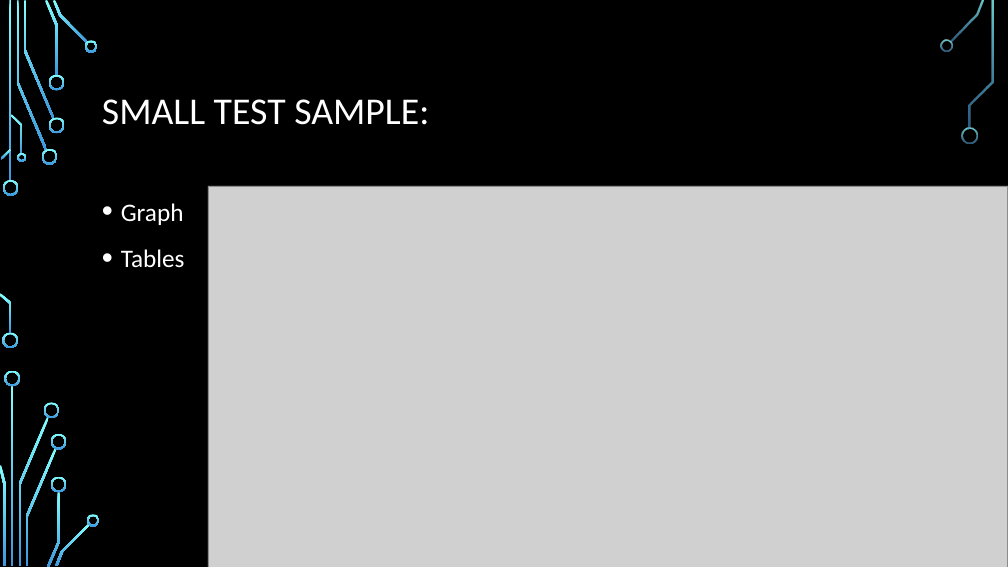
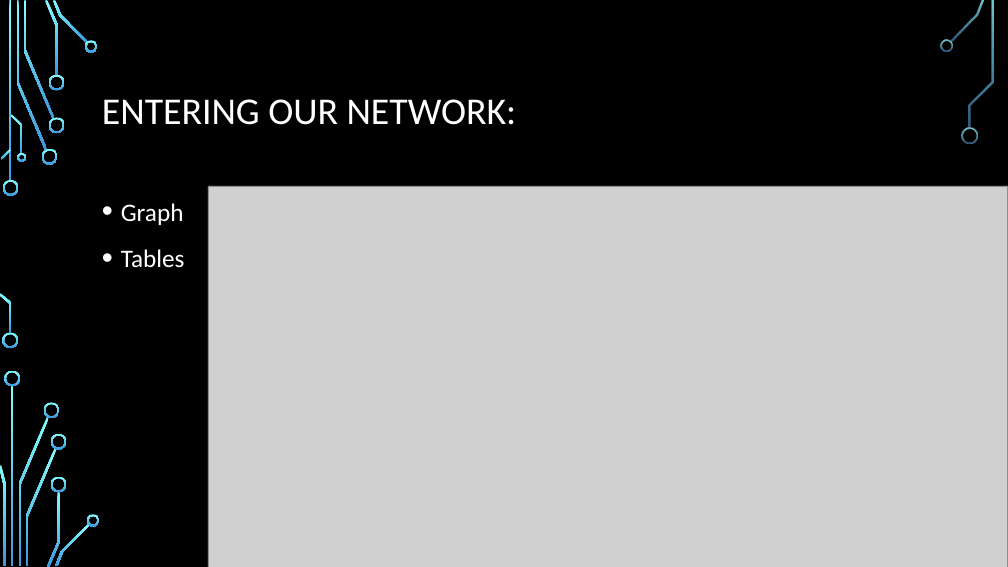
Before and after one commit to saleisha57/Bioinformatics_Final, a slide deck: slide 12 of Bioinformatics Project Slides_Better.pptx (slide 9 before the commit). Drawn at 1008x567 pixels with LibreOffice and Linux fonts; fonts in the diff are those of the drawing; grey boxes stand for pictures; background and template pictures are left out. Boxes give left, top, right and bottom in pixels: in the first picture for what was removed or moved away, otherwise in the second. Text is boxed around its words. In the diff, an @@ line names an element or a change of style, - is before the commit and + after.

```diff
--- a/Bioinformatics Project Slides_Better.pptx
+++ b/Bioinformatics Project Slides_Better.pptx
@@ title at [102,99,517,125]: text changed @@
-SMALL TEST SAMPLE:
+ENTERING OUR NETWORK:
```
Also in this commit, not shown: 2 other slides changed, 1 slide added, 4 slides removed.
